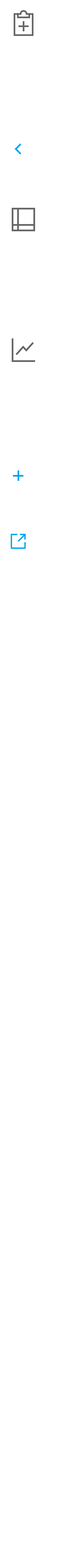
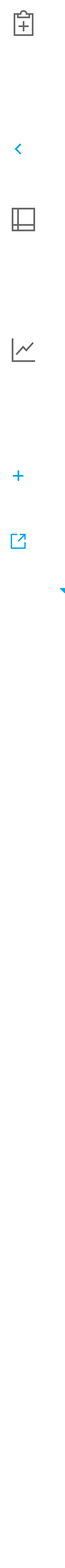
Layered file, before and after one edit (65x1568). Changes by layer:
added group "Popup icon blue @ 24px tall" with 2 layers in group "Artboard 1" over (x1=59, y1=588, x2=65, y2=594)
added layer "Vector Smart Object" (1st of 10, in "Artboard 1" › "Popup icon blue @ 24px tall") in group "Popup icon blue @ 24px tall" over (x1=59, y1=588, x2=65, y2=594)
hid "Layer 1", painted on it over (x1=59, y1=588, x2=65, y2=594)
